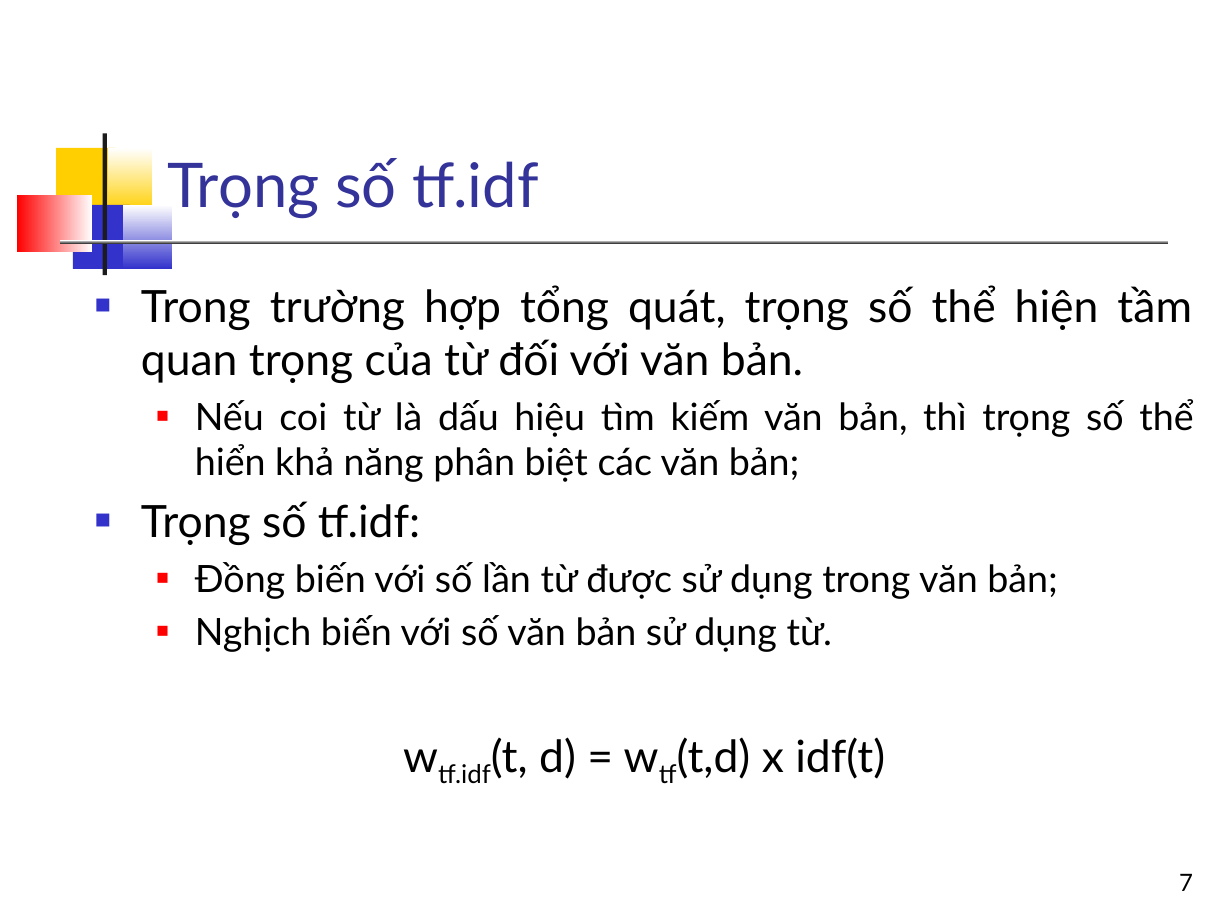
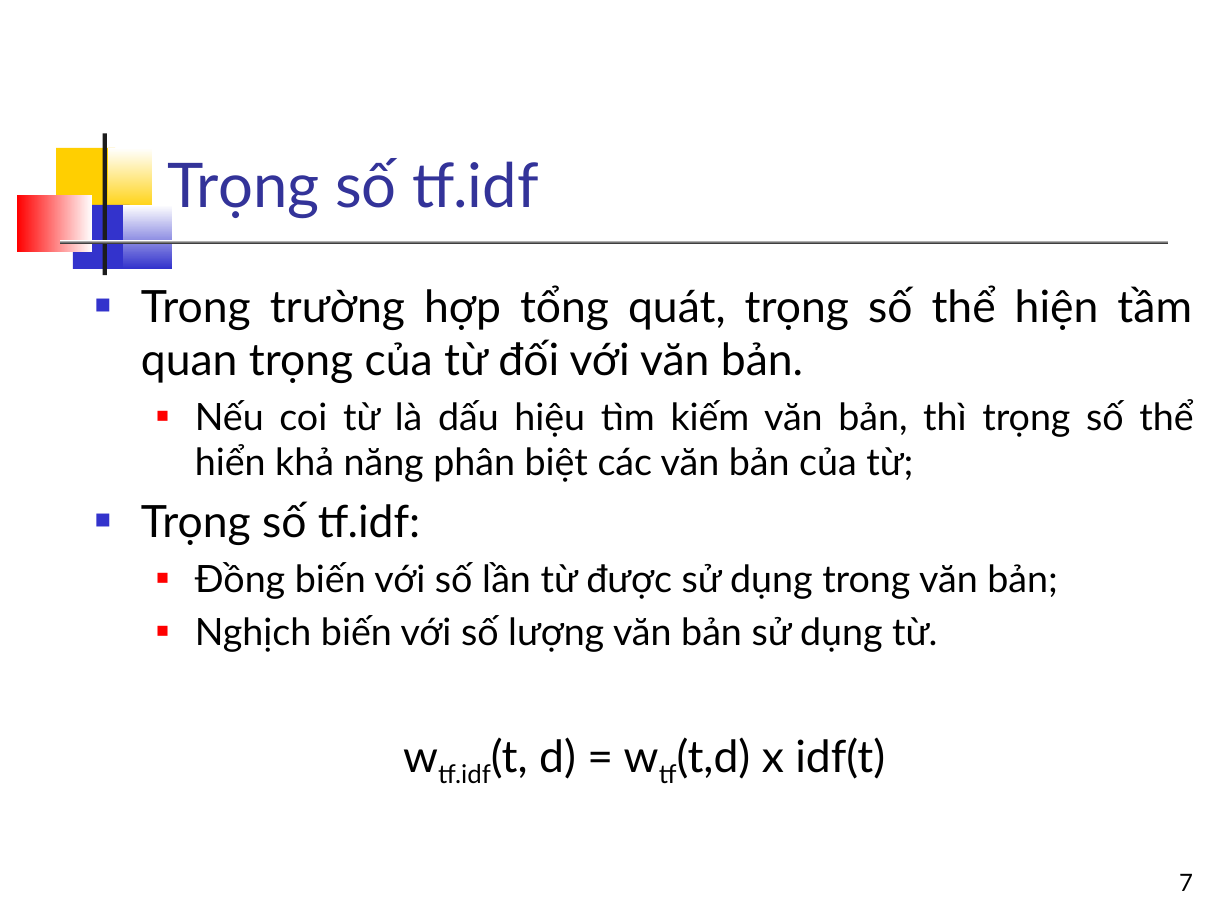
Before and after one commit to bangoc/IT4853, a slide deck: slide 7 of Bai 4 Mô hình không gian vec-tơ.odp. Drawn at 1232x924 pixels with LibreOffice and Linux fonts; fonts in the diff are those of the drawing. Boxes give left, top, right and bottom in pixels: in the first picture for what was removed or moved away, otherwise in the second. Text is boxed around its words. In the diff, an @@ line names an element or a change of style, - is before the commit and + after.

```diff
--- a/Bai 4 Mô hình không gian vec-tơ.odp
+++ b/Bai 4 Mô hình không gian vec-tơ.odp
@@ text at box(195, 399, 1193, 482): text changed @@
-  ■ Nếu coi từ là dấu hiệu tìm kiếm văn bản, thì trọng số thể hiển khả năng phân biệt các văn bản;
+  ■ Nếu coi từ là dấu hiệu tìm kiếm văn bản, thì trọng số thể hiển khả năng phân biệt các văn bản của từ;
@@ text at box(195, 615, 937, 652): text changed @@
-  ■ Nghịch biến với số văn bản sử dụng từ.
+  ■ Nghịch biến với số lượng văn bản sử dụng từ.
```
Also in this commit, not shown: 13 other slides changed, 2 other files.
